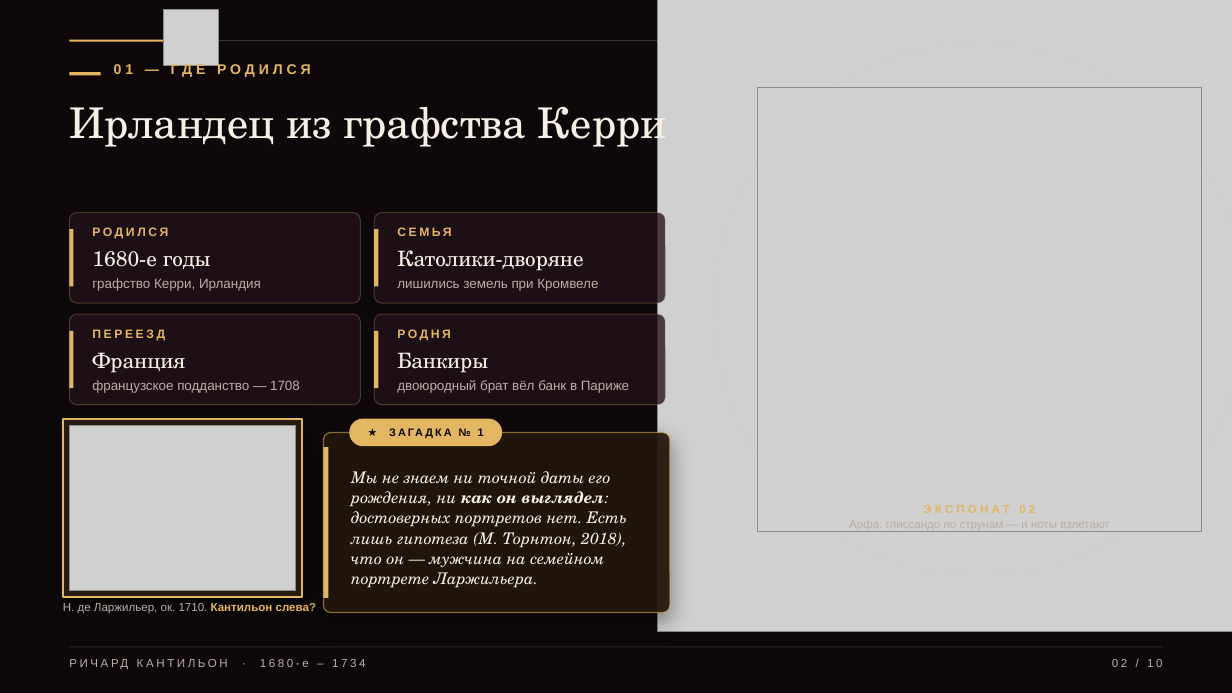
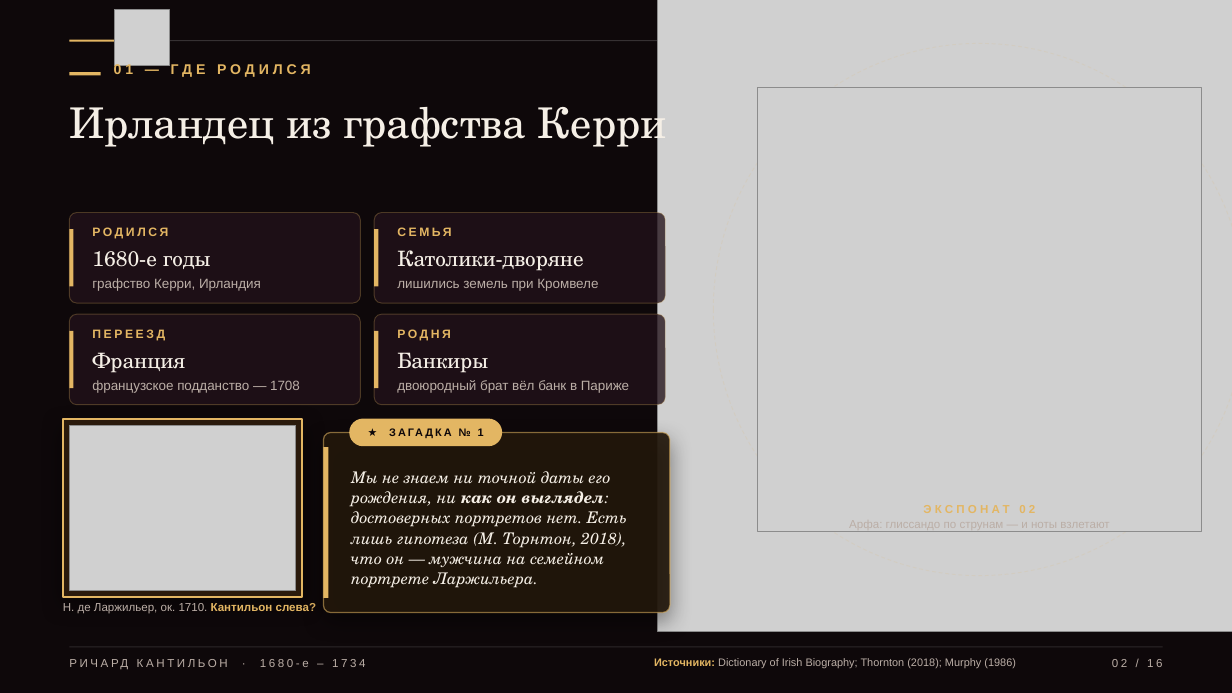
Before and after one commit to overbaffe1/omgGame, a slide deck: slide 2 of exports/cantillon-3d-presentation.pptx. Drawn at 1232x693 pixels with LibreOffice and Linux fonts; fonts in the diff are those of the drawing; grey boxes stand for pictures; background and template pictures are left out. Boxes give left, top, right and bottom in pixels: in the first picture for what was removed or moved away, otherwise in the second. Text is boxed around its words. In the diff, an @@ line names an element or a change of style, - is before the commit and + after.

```diff
--- a/exports/cantillon-3d-presentation.pptx
+++ b/exports/cantillon-3d-presentation.pptx
@@ picture: place and size @@
-picture at [163, 10, 218, 66]
+picture at [115, 10, 170, 66]
@@ rectangle: place and size @@
-rectangle at [69, 40, 190, 42]
+rectangle at [69, 40, 142, 42]
@@ text added at [654, 658, 1016, 668], 8.5 pt, text #BBAEA6 @@
+Источники: Dictionary of Irish Biography; Thornton (2018); Murphy (1986)
@@ text at [1112, 659, 1162, 667]: text changed @@
-02 / 10
+02 / 16
```
Also in this commit, not shown: 9 other slides changed, 6 slides added, 24 other files.
